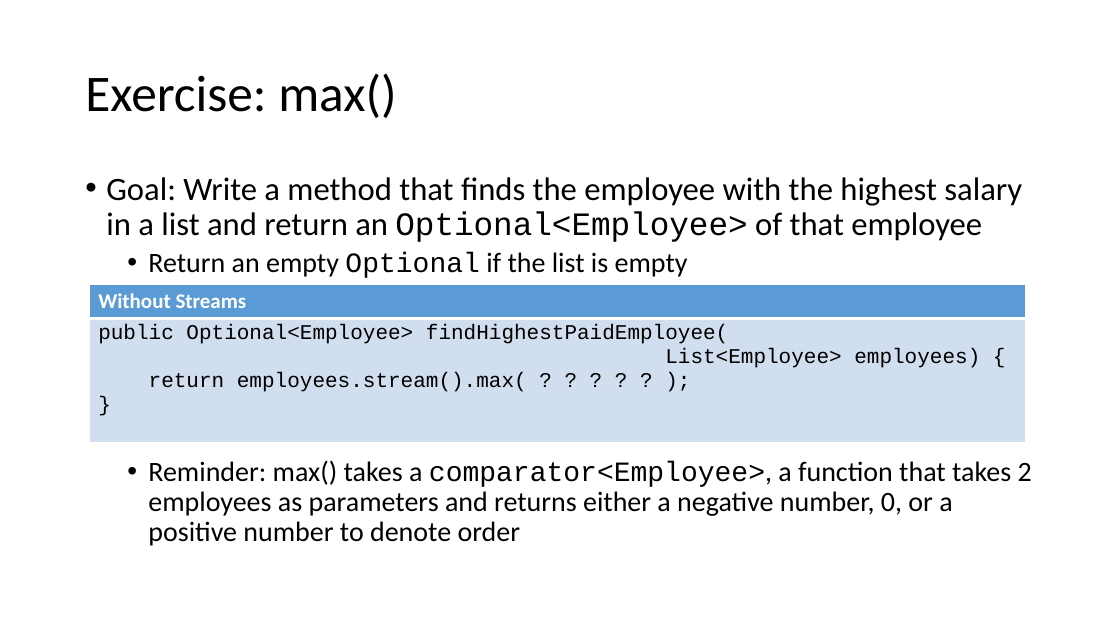
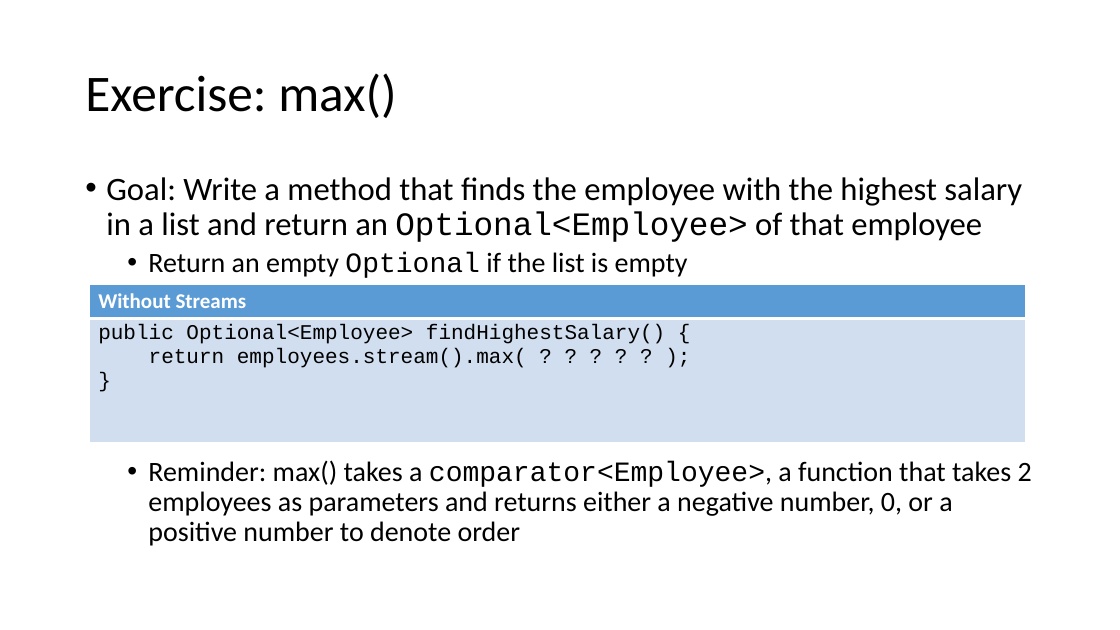
Before and after one commit to jdifebo/java8, a slide deck: slide 26 of presentation.pptx (slide 28 before the commit). Drawn at 1120x630 pixels with LibreOffice and Linux fonts; fonts in the diff are those of the drawing. Boxes give left, top, right and bottom in pixels: in the first picture for what was removed or moved away, otherwise in the second. Text is boxed around its words. In the diff, an @@ line names an element or a change of style, - is before the commit and + after.

```diff
--- a/presentation.pptx
+++ b/presentation.pptx
@@ table at <box>90,284,1026,442</box> @@
-row 2, column 1: public Optional<Employee> findHighestPaidEmployee( / List<Employee> employees) { / return employees.stream().max( ? ? ? ? ? ); }
+row 2, column 1: public Optional<Employee> findHighestSalary() { / return employees.stream().max( ? ? ? ? ? ); }
```
Also in this commit, not shown: 15 other slides changed, 1 slide added, 3 other files.
